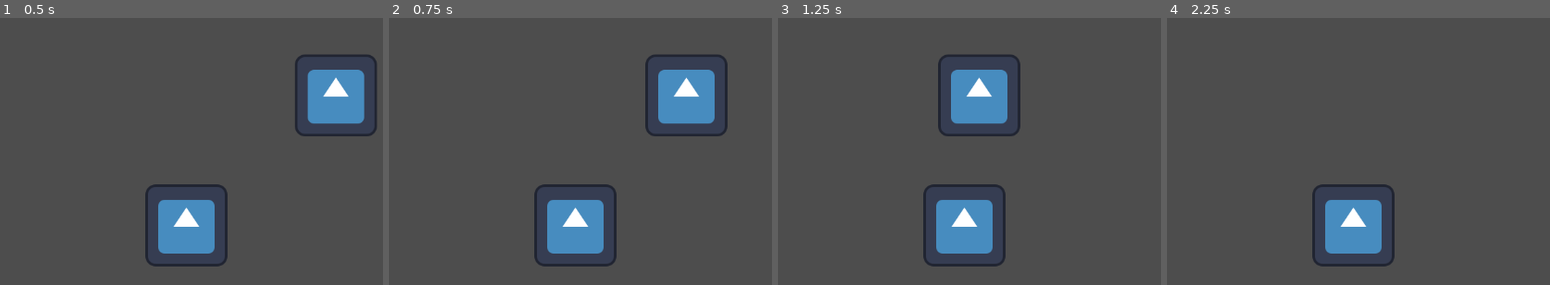
Above: before the commit, frames 1-4 (left to right).
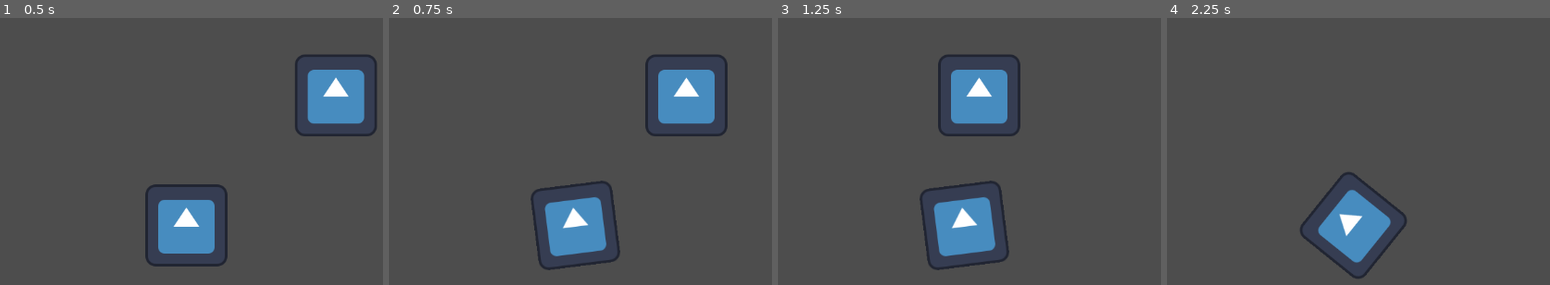
Above: after the commit, the same moments.

Repository: GardnerA4/Utarefson
Game: Godot game, scene res://Levels/test level.tscn
Two runs of this game, one before a commit and one after it. Both use one fixed random seed, a clock stepped at 60 frames per second and the inputs below. The engine's default icon, where the game draws it, is replaced by a stand-in: a white triangle on a blue panel in a dark square.
Inputs (mouse positions are in pixels of both pictures, inside the frame that each line leads up to):
- Up to frame 1 (0.5 s): no input
- Up to frame 2 (0.75 s): tap Enter at 0.5 s; move the mouse to (737, 204) at 0.52 s; hold D (right) from 0.53 s (still down)
- Up to frame 3 (1.25 s): keep holding D (right)
- Up to frame 4 (2.25 s): move the mouse to (1205, 244) at 1.27 s; release D (right) at 1.28 s; hold S (down) 1.28-2.03 s; move the mouse to (1427, 135) at 2.02 s; hold D (right) from 2.03 s (still down)

Frame 1 is identical in both runs. In frame 2, 1.4% of the frame differs, in the area x 36-61%, y 60-95%; in frame 3, 1.4%; in frame 4, 2.7%, in the area x 34-63%, y 57-98%.

Commit message:
player look at mosue

Diff:
--- a/Scenes/Player.tscn
+++ b/Scenes/Player.tscn
@@ -1,10 +1,13 @@
-[gd_scene load_steps=4 format=3 uid="uid://ny8cuf7hj0ts"]
+[gd_scene load_steps=5 format=3 uid="uid://ny8cuf7hj0ts"]
 
 [ext_resource type="Script" path="res://Scripts/player.gd" id="1_bi5rs"]
 [ext_resource type="Texture2D" uid="uid://c21nftj0b8vuk" path="res://assets/icon.svg" id="2_ok00a"]
 
 [sub_resource type="RectangleShape2D" id="RectangleShape2D_1t1xv"]
 size = Vector2(110, 110)
+
+[sub_resource type="RectangleShape2D" id="RectangleShape2D_htwlx"]
+size = Vector2(169, 94)
 
 [node name="Player" type="CharacterBody2D"]
 script = ExtResource("1_bi5rs")
@@ -15,3 +18,11 @@
 [node name="CollisionShape2D" type="CollisionShape2D" parent="."]
 position = Vector2(0, -1)
 shape = SubResource("RectangleShape2D_1t1xv")
+
+[node name="Attack Hitbox" type="Area2D" parent="."]
+
+[node name="CollisionShape2D" type="CollisionShape2D" parent="Attack Hitbox"]
+position = Vector2(142, 3)
+shape = SubResource("RectangleShape2D_htwlx")
+
+[node name="Swing Cooldown" type="Timer" parent="."]
--- a/Scripts/player.gd
+++ b/Scripts/player.gd
@@ -19,3 +19,7 @@
 		velocity.x -= speed
 
 	move_and_slide()
+
+func _process(delta):
+	var mouse_position = get_global_mouse_position()
+	look_at(mouse_position)
